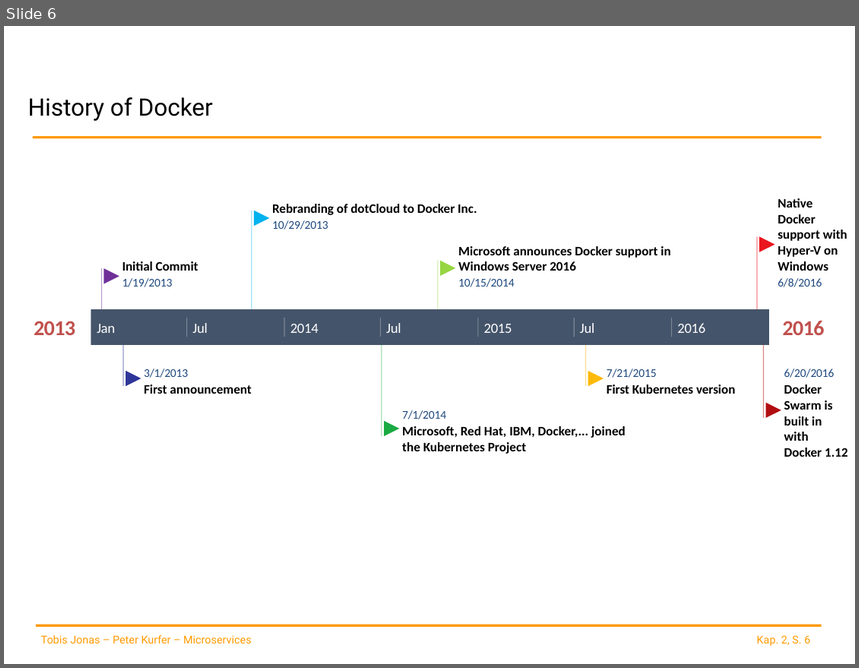
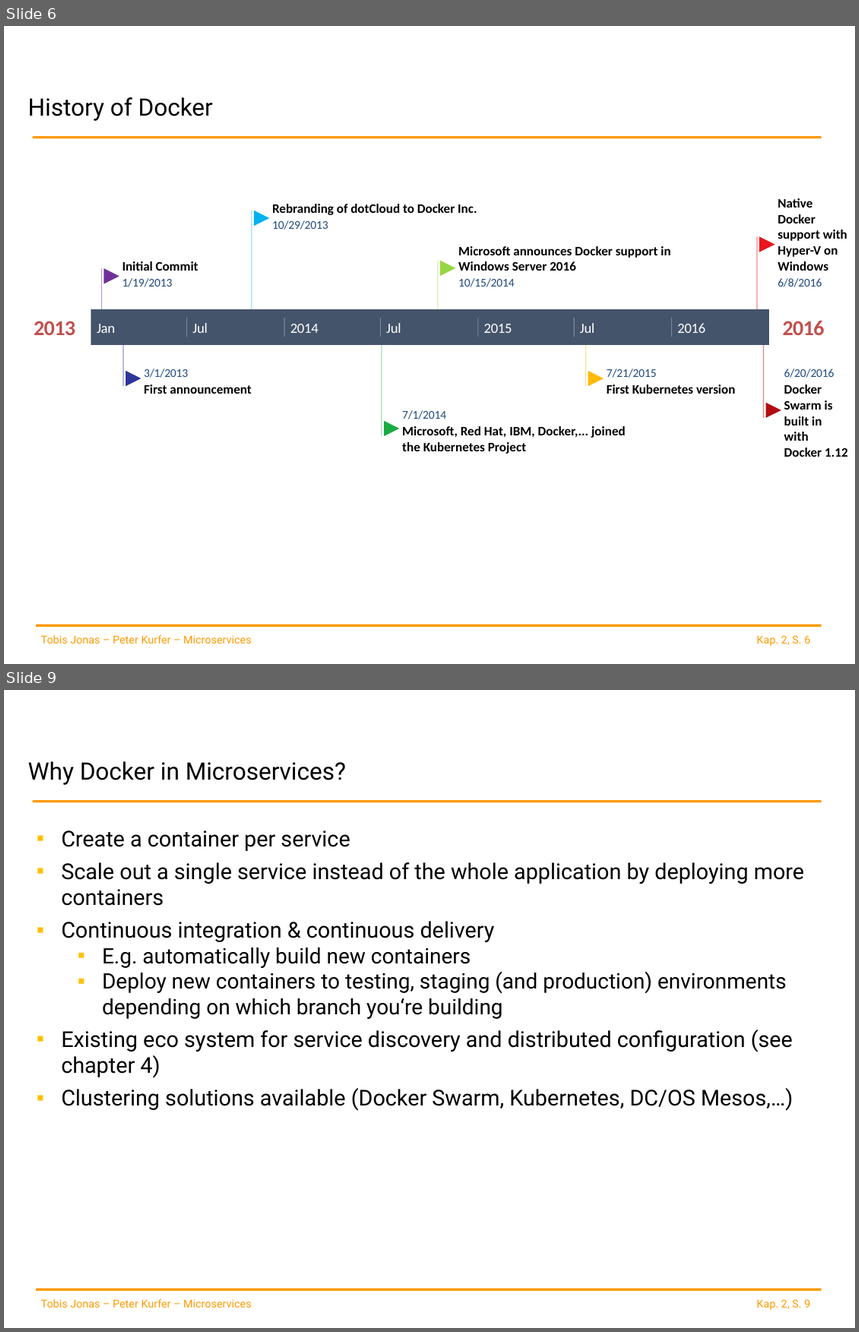
Before and after one commit to spoeck/Lectures, a slide deck: 02-Container-and-Provisioning/ContainerProvisioning.pptx. Shown one above the other, each under a label of ours: slide 6 before the commit, slides 6 and 9 after it; the slides between them are not shown. The pictures are 859x668 and 859x1332 pixels, drawn with LibreOffice and Linux fonts; fonts in the diff are those of the drawing; background and template pictures are left out. Boxes give left, top, right and bottom in pixels: in the first picture for what was removed or moved away, otherwise in the second. Text is boxed around its words. In the diff, an @@ line names an element or a change of style, - is before the commit and + after.

```diff
--- a/02-Container-and-Provisioning/ContainerProvisioning.pptx
+++ b/02-Container-and-Provisioning/ContainerProvisioning.pptx
@@ slide 9 added at [4,690,855,1328], background #FFFFFF; not listed: 4 template elements that a slide beside it also shows @@
@@ title added at [28,761,346,785], 20.3 pt, text #000000 @@
+Why Docker in Microservices?
@@ text added at [61,831,804,1111], 18.5 pt, text #000000 @@
+▪ Create a container per service
+▪ Scale out a single service instead of the whole application by deploying more containers
+▪ Continuous integration & continuous delivery
+  ▪ E.g. automatically build new containers
+  ▪ Deploy new containers to testing, staging (and production) environments depending on which branch you‘re building
+▪ Existing eco system for service discovery and distributed configuration (see chapter 4)
+▪ Clustering solutions available (Docker Swarm, Kubernetes, DC/OS Mesos,…)
```
Also in this commit, not shown: 1 slide changed, 5 other slides added.
